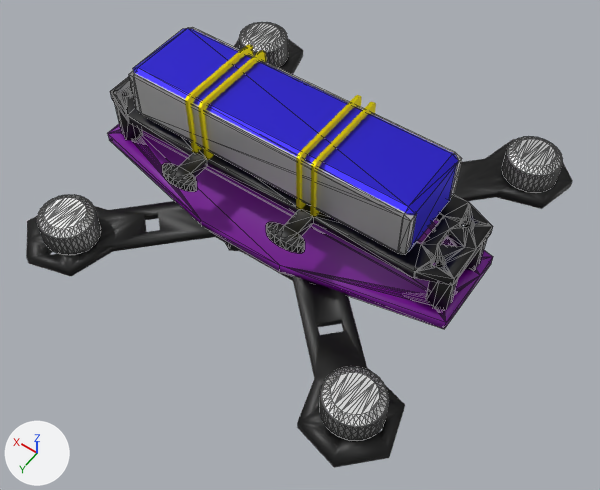
The COLLADA model webots/meshes/collada_files/diyquad.dae: old version first, new version second.
Camera for both pictures: a 50 mm camera at (-0.0599, 0.0858, 0.1304) aimed at (-0.0044, 0.0081, 0.0083). Every picture has the same lights, and +X, +Y and +Z are marked at lower left. Mesh edges are drawn as thin lines on the coarser meshes. Where no turn or scale is listed for an object, it has been applied to the vertices.

The older version as bpy lines, for what is in view:
```python
ob_cube_004 = bpy.data.objects.new('Cube.004', me_cube_007)
ob_cube_004.location = (-0.0085, 0.0013, 0.0279)
ob_cube_006 = bpy.data.objects.new('Cube.006', me_cube_011)
ob_cube_006.location = (0.0029, 0.0087, 0.0279)
ob_cylinder_001 = bpy.data.objects.new('Cylinder.001', me_cylinder_001)
ob_cylinder_001.location = (-0.0313, -0.0321, 0.012)
ob_cylinder_002 = bpy.data.objects.new('Cylinder.002', me_cylinder_005)
ob_cylinder_002.location = (0.0312, 0.0312, 0.012)
ob_cylinder_003 = bpy.data.objects.new('Cylinder.003', me_cylinder_006)
ob_cylinder_003.location = (0.0331, -0.0305, 0.012)
ob_cylinder_004 = bpy.data.objects.new('Cylinder.004', me_cylinder_004)
ob_cylinder_004.location = (-0.0313, 0.0312, 0.012)
# also in view: 'Combo Board' at (0.0038, 0.0005, 0.01); 'frame_bottom' at (0.0009, -0.0006, 0.0085); 'Cube.003' at (0.0148, 0.0013, 0.0279); 'Leg.004' at (-0.0322, 0.0058, 0.015); 'Carbon Fiber Frame Top Longer' at (0.0036, 0.0011, 0.0203)
```
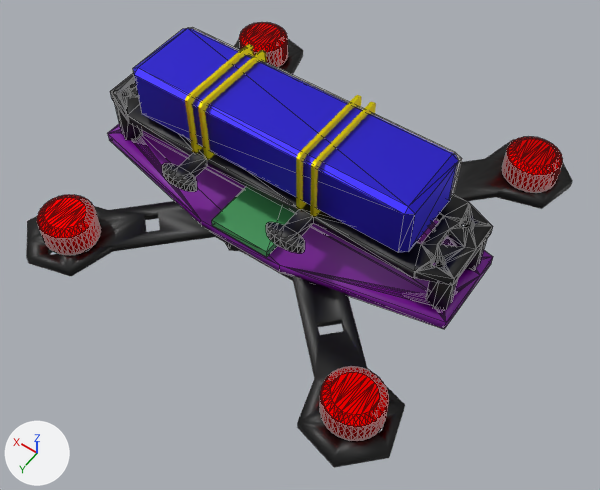
The change, as a diff of the scene's bpy script:
```diff
--- a/webots/meshes/collada_files/diyquad.dae.py
+++ b/webots/meshes/collada_files/diyquad.dae.py
@@ mat_material_020 @@
 mat_material_020 = principled_material('Material.020')
-mat_material_020.base_color = (0.8, 0.8, 0.8)  # white #e7e7e7
+mat_material_020.base_color = (1.0, 0.0, 0.0)  # red #ff0000
 mat_material_020.metallic = 1.0
@@ mat_material_019 @@
 mat_material_019 = principled_material('Material.019')
-mat_material_019.base_color = (0.8, 0.8, 0.8)  # white #e7e7e7
+mat_material_019.base_color = (1.0, 0.0, 0.0)  # red #ff0000
 mat_material_019.metallic = 1.0
@@ mat_material_018 @@
 mat_material_018 = principled_material('Material.018')
-mat_material_018.base_color = (0.8, 0.8, 0.8)  # white #e7e7e7
+mat_material_018.base_color = (1.0, 0.0, 0.0)  # red #ff0000
 mat_material_018.metallic = 1.0
@@ mat_material_007 @@
 mat_material_007 = principled_material('Material.007')
-mat_material_007.base_color = (0.8, 0.8, 0.8)  # white #e7e7e7
+mat_material_007.base_color = (1.0, 0.0, 0.0)  # red #ff0000
 mat_material_007.metallic = 1.0
@@ mat_material_029 @@
+mat_material_029 = principled_material('Material.029')
+mat_material_029.base_color = (0.0546, 0.318, 0.102)  # green #42995a
@@ me_cube @@
+me_cube.from_pydata(...)  # a box spanning x -0.0063..0.0063, y -0.0158..0.0158, z -0.0008..0.0008
+me_cube.materials.append(mat_material_029)  # green #42995a
@@ ob_cube_006 @@
-ob_cube_006 = bpy.data.objects.new('Cube.006', me_cube_011)
-ob_cube_006.location = (0.0029, 0.0087, 0.0279)
@@ ob_cube @@
+ob_cube = bpy.data.objects.new('Cube', me_cube)
+ob_cube.location = (0.0036, 0.0001, 0.0124)
```

Changed parts and their boxes [x1, y1, x2, y2] in the pictures (600 x 490 px):
'Cube.006', deleted
    before: [129, 71, 417, 255]
'Cylinder.004', recoloured (white to red)
    both: [320, 367, 389, 441]
'Cylinder.002', recoloured (white to red)
    both: [37, 195, 101, 255]
'Cube', added (green)
    after: [212, 187, 295, 257]
'Cylinder.001', recoloured (white to red)
    both: [502, 137, 563, 193]
'Cylinder.003', recoloured (white to red)
    both: [239, 22, 288, 67]
